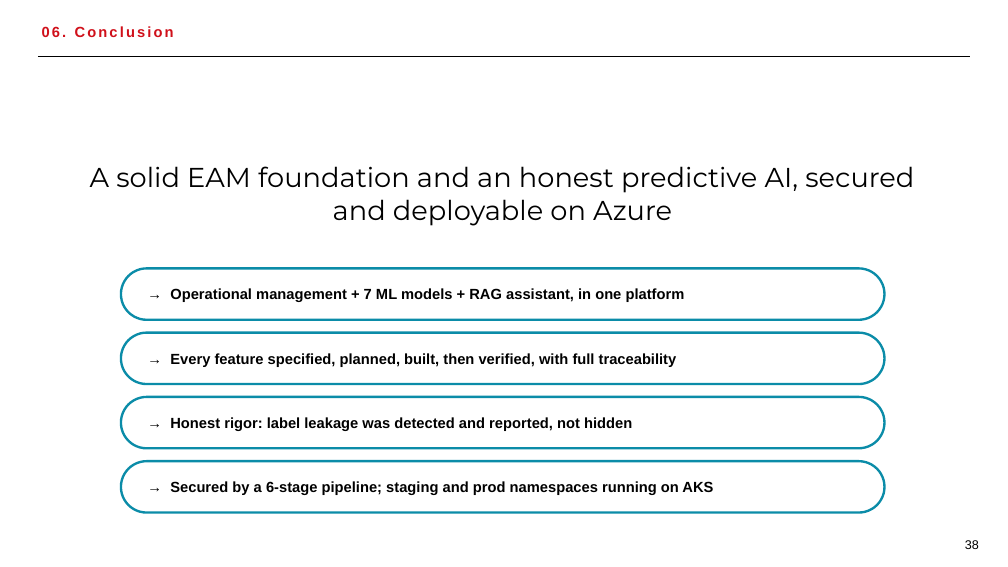
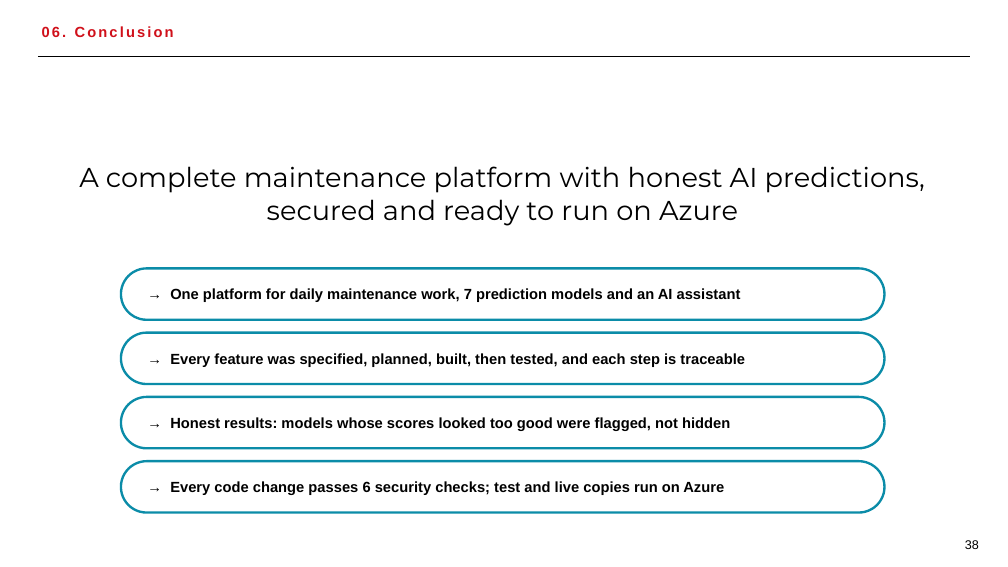
Before and after one commit to hamzAmbarki2/EAMSagemCOm, a slide deck: slide 38 of presentation/technical_defense_final_v2.pptx. Drawn at 1008x567 pixels with LibreOffice and Linux fonts; fonts in the diff are those of the drawing. Boxes give left, top, right and bottom in pixels: in the first picture for what was removed or moved away, otherwise in the second. Text is boxed around its words. In the diff, an @@ line names an element or a change of style, - is before the commit and + after.

```diff
--- a/presentation/technical_defense_final_v2.pptx
+++ b/presentation/technical_defense_final_v2.pptx
@@ text at (x1=79, y1=166, x2=925, y2=226): text changed @@
-A solid EAM foundation and an honest predictive AI, secured and deployable on Azure
+A complete maintenance platform with honest AI predictions, secured and ready to run on Azure
@@ text at (x1=170, y1=288, x2=741, y2=302): text changed @@
-→ Operational management + 7 ML models + RAG assistant, in one platform
+→ One platform for daily maintenance work, 7 prediction models and an AI assistant
@@ text at (x1=170, y1=353, x2=745, y2=367): text changed @@
-→ Every feature specified, planned, built, then verified, with full traceability
+→ Every feature was specified, planned, built, then tested, and each step is traceable
@@ text at (x1=170, y1=417, x2=730, y2=431): text changed @@
-→ Honest rigor: label leakage was detected and reported, not hidden
+→ Honest results: models whose scores looked too good were flagged, not hidden
@@ text at (x1=170, y1=481, x2=724, y2=495): text changed @@
-→ Secured by a 6-stage pipeline; staging and prod namespaces running on AKS
+→ Every code change passes 6 security checks; test and live copies run on Azure
```
Also in this commit, not shown: 1 other slide changed.
